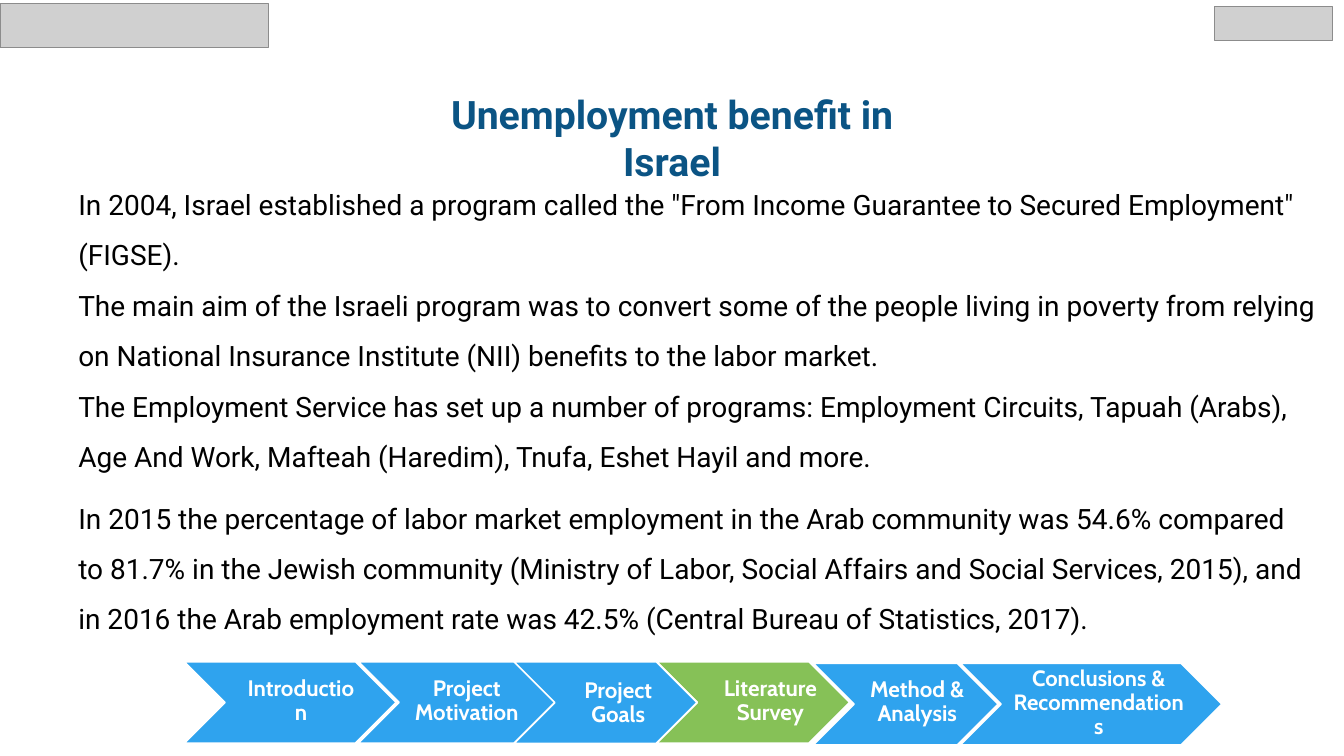
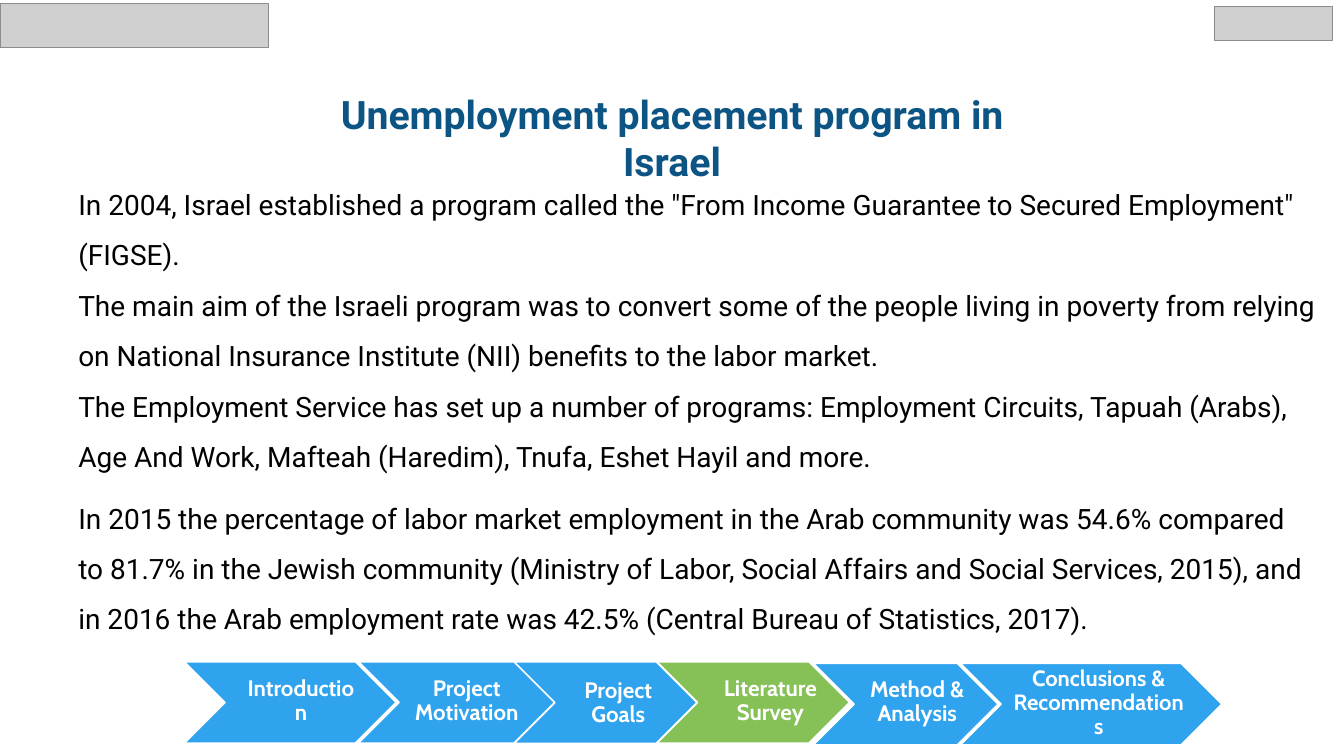
Before and after one commit to chen890/Final-Research-Project---IES, a slide deck: slide 11 of English Final Project.pptx. Drawn at 1344x756 pixels with LibreOffice and Linux fonts; fonts in the diff are those of the drawing; grey boxes stand for pictures; background and template pictures are left out. Boxes give left, top, right and bottom in pixels: in the first picture for what was removed or moved away, otherwise in the second. Text is boxed around its words. In the diff, an @@ line names an element or a change of style, - is before the commit and + after.

```diff
--- a/English Final Project.pptx
+++ b/English Final Project.pptx
@@ text at [341,99,1003,177]: text changed @@
-Unemployment benefit in Israel
+Unemployment placement program in Israel
```
Also in this commit, not shown: 20 other slides changed, 4 other files.
